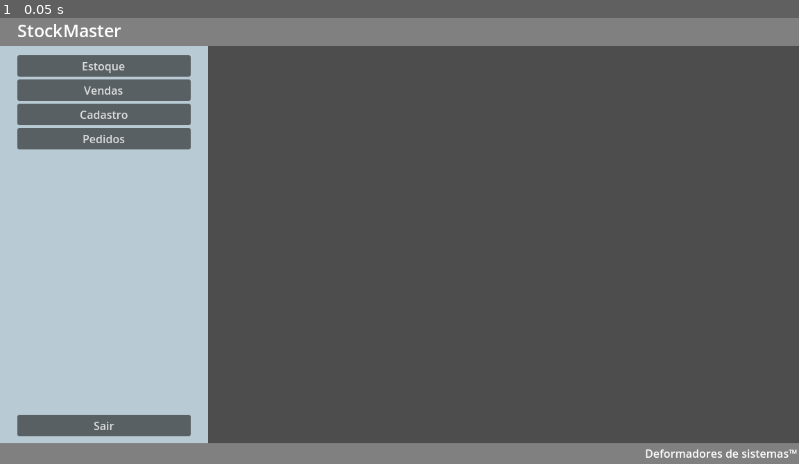
Above: before the commit, frame 1.
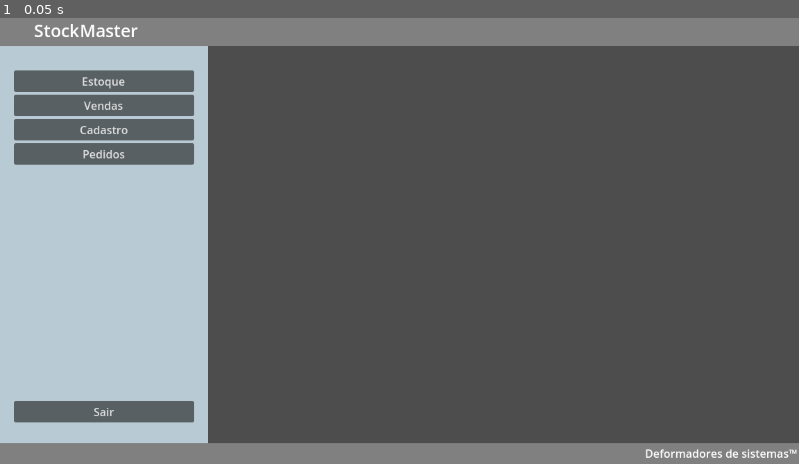
Above: after the commit, the same moment.

Repository: Jeday03/Sistema-De-Inventario-Modeladgem-De-Sistemas
Game: Godot game, scene res://Scenes/DefaultPage.tscn
Same seed, same stepped clock (60 frames per second), same inputs: the game is played once before the commit and once after it. This scene is started directly instead of the project's main scene.
Inputs:
- Up to frame 1 (0.05 s): no input

The runs differ from the first frame. In frame 1, 4.4% of the frame differs, in the area x 1-25%, y 1-94%.

Commit message:
Correção da DefaultPage para rodar em todas as resoluções

Diff:
--- a/stockmastergodot2/Scenes/DefaultPage.tscn
+++ b/stockmastergodot2/Scenes/DefaultPage.tscn
@@ -8,16 +8,22 @@
 
 [node name="Header" type="ColorRect" parent="CanvasLayer"]
 z_index = 1
-offset_right = 1152.0
+anchors_preset = 10
+anchor_right = 1.0
 offset_bottom = 45.0
+grow_horizontal = 2
 color = Color(0.501961, 0.501961, 0.501961, 1)
 
 [node name="HBoxContainer" type="HBoxContainer" parent="CanvasLayer/Header"]
-layout_mode = 0
-offset_left = 25.0
-offset_top = 5.0
-offset_right = 225.0
-offset_bottom = 40.0
+layout_mode = 1
+anchors_preset = 4
+anchor_top = 0.5
+anchor_bottom = 0.5
+offset_left = 49.0
+offset_top = -17.5
+offset_right = 249.0
+offset_bottom = 17.5
+grow_vertical = 2
 
 [node name="Label" type="Label" parent="CanvasLayer/Header/HBoxContainer"]
 layout_mode = 2
@@ -26,39 +32,49 @@
 
 [node name="Sidebar" type="ColorRect" parent="CanvasLayer"]
 z_index = -1
+anchors_preset = 9
+anchor_bottom = 1.0
 offset_right = 300.0
-offset_bottom = 648.0
+grow_vertical = 2
 color = Color(0.721569, 0.792157, 0.831373, 1)
 
-[node name="VBoxContainer" type="VBoxContainer" parent="CanvasLayer/Sidebar"]
+[node name="MarginContainer" type="MarginContainer" parent="CanvasLayer/Sidebar"]
+layout_mode = 1
+anchors_preset = 15
+anchor_right = 1.0
+anchor_bottom = 1.0
+grow_horizontal = 2
+grow_vertical = 2
+theme_override_constants/margin_left = 20
+theme_override_constants/margin_top = 80
+theme_override_constants/margin_right = 20
+theme_override_constants/margin_bottom = 60
+
+[node name="VBoxContainer" type="VBoxContainer" parent="CanvasLayer/Sidebar/MarginContainer"]
 z_index = 1
-layout_mode = 0
-offset_left = 25.0
-offset_top = 58.0
-offset_right = 275.0
-offset_bottom = 608.0
+layout_mode = 2
 
-[node name="EstoqueButton" type="Button" parent="CanvasLayer/Sidebar/VBoxContainer"]
+[node name="EstoqueButton" type="Button" parent="CanvasLayer/Sidebar/MarginContainer/VBoxContainer"]
 layout_mode = 2
 size_flags_vertical = 0
 text = "Estoque
 "
 
-[node name="VendasButton" type="Button" parent="CanvasLayer/Sidebar/VBoxContainer"]
+[node name="VendasButton" type="Button" parent="CanvasLayer/Sidebar/MarginContainer/VBoxContainer"]
 layout_mode = 2
 text = "Vendas"
 
-[node name="CadastroButton" type="Button" parent="CanvasLayer/Sidebar/VBoxContainer"]
+[node name="CadastroButton" type="Button" parent="CanvasLayer/Sidebar/MarginContainer/VBoxContainer"]
 layout_mode = 2
 text = "Cadastro
 "
 
-[node name="PedidosButton" type="Button" parent="CanvasLayer/Sidebar/VBoxContainer"]
+[node name="PedidosButton" type="Button" parent="CanvasLayer/Sidebar/MarginContainer/VBoxContainer"]
 layout_mode = 2
 text = "Pedidos
 "
 
-[node name="LogoutButton" type="Button" parent="CanvasLayer/Sidebar/VBoxContainer"]
+[node name="LogoutButton" type="Button" parent="CanvasLayer/Sidebar/MarginContainer/VBoxContainer"]
 layout_mode = 2
 size_flags_vertical = 10
 text = "Sair
@@ -66,9 +82,13 @@
 
 [node name="Footer" type="ColorRect" parent="CanvasLayer"]
 z_index = 1
-offset_top = 618.0
-offset_right = 1152.0
-offset_bottom = 648.0
+anchors_preset = 12
+anchor_top = 1.0
+anchor_right = 1.0
+anchor_bottom = 1.0
+offset_top = -30.0
+grow_horizontal = 2
+grow_vertical = 0
 color = Color(0.501961, 0.501961, 0.501961, 1)
 
 [node name="HBoxContainer" type="HBoxContainer" parent="CanvasLayer/Footer"]
